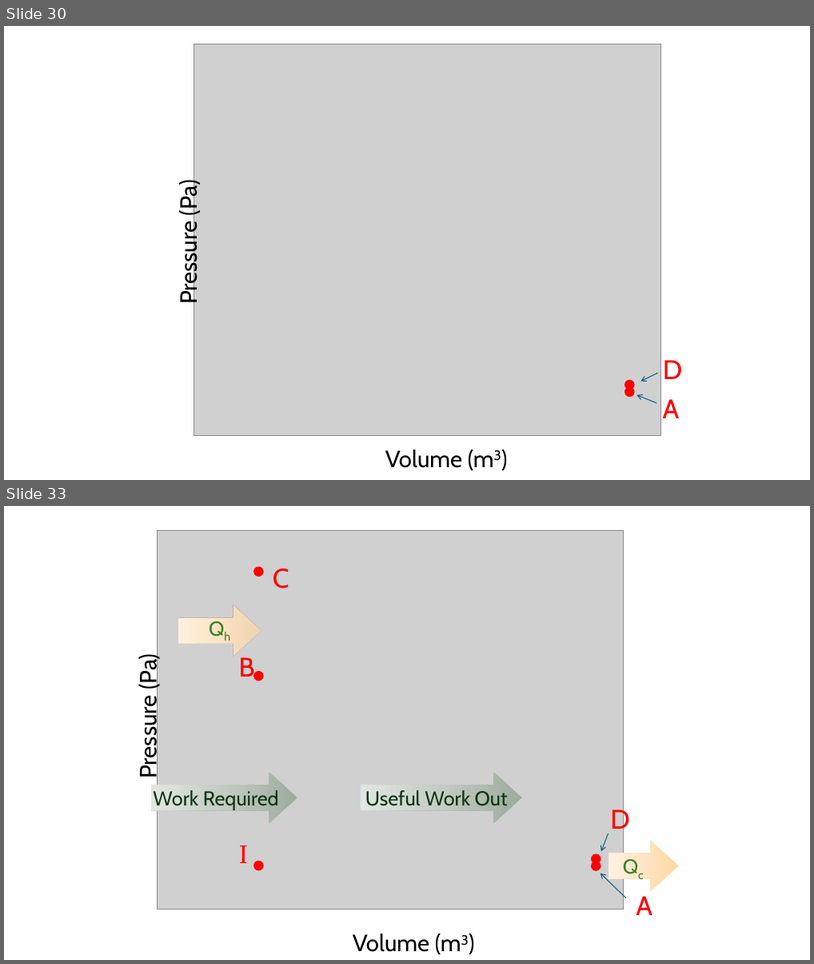
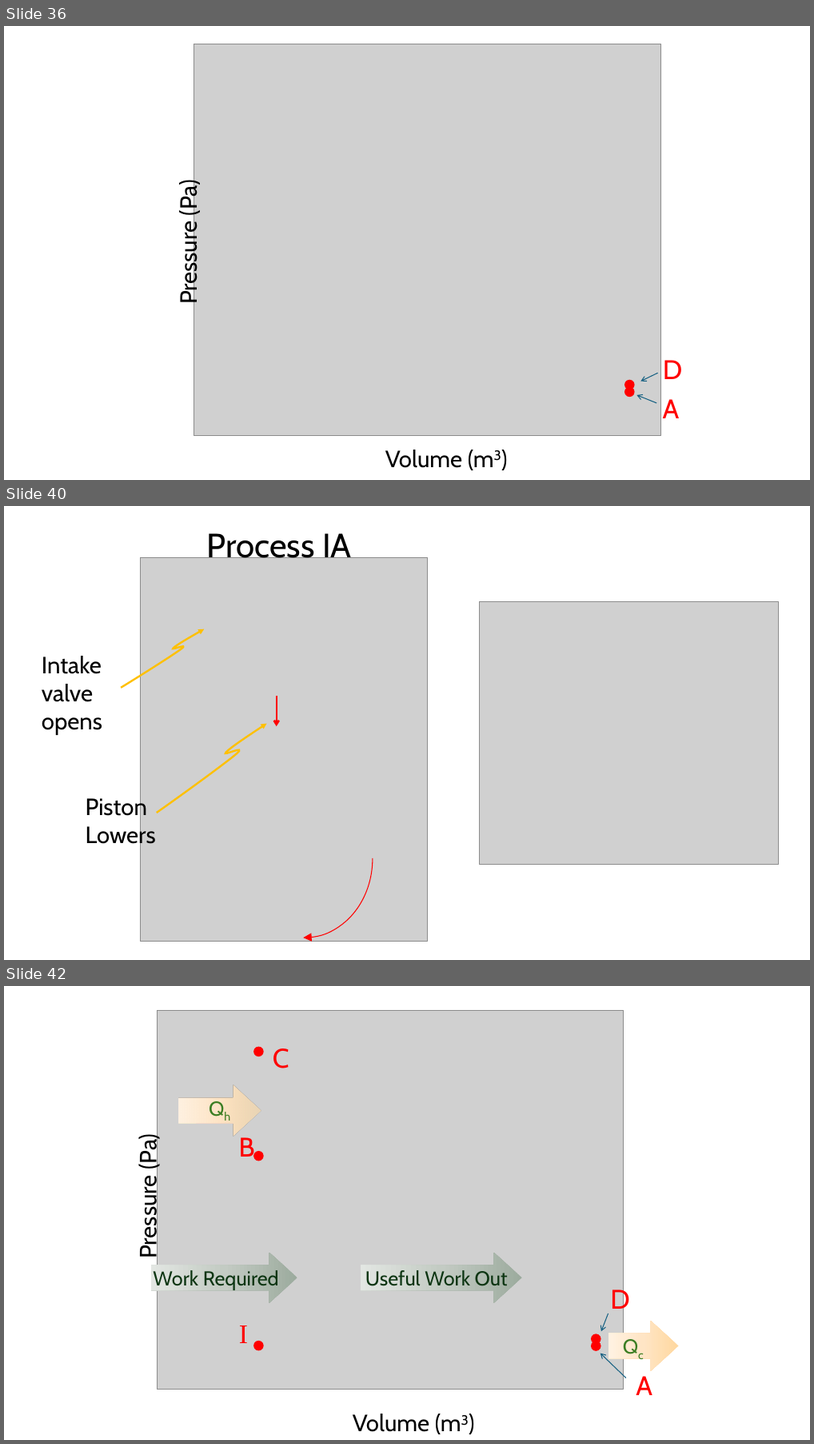
Before and after one commit to rtlines/Introductory-Physics-II, a slide deck: Lecture_Slides/PH 123 Lecture 37.pptx. Shown one above the other, each under a label of ours: slides 30 and 33 before the commit, slides 36, 40 and 42 after it; the slides between them are not shown. The pictures are 814x964 and 814x1444 pixels, drawn with LibreOffice and Linux fonts; fonts in the diff are those of the drawing; grey boxes stand for pictures. Boxes give left, top, right and bottom in pixels: in the first picture for what was removed or moved away, otherwise in the second. Text is boxed around its words. In the diff, an @@ line names an element or a change of style, - is before the commit and + after.

```diff
--- a/Lecture_Slides/PH 123 Lecture 37.pptx
+++ b/Lecture_Slides/PH 123 Lecture 37.pptx
@@ slide 40 added at (4, 506, 810, 960), background #FFFFFF @@
@@ text added at (207, 533, 352, 565), 40 pt, text #000000 @@
+Process IA
@@ picture added at (140, 558, 427, 941) @@
@@ picture added at (479, 601, 779, 864) @@
@@ freeform shape added at (121, 629, 204, 688), outline #FFC000 2.25 pt @@
@@ text added at (42, 656, 102, 735), 28 pt, text #000000 @@
+Intake valve opens
@@ arrow added from (277, 696) to (277, 726), #FF0000 2.25 pt @@
@@ freeform shape added at (157, 723, 266, 812), outline #FFC000 2.25 pt @@
@@ arc (boxed as its full ellipse) added at (236, 780, 373, 937), outline #FF0000 1 pt @@
@@ text added at (86, 795, 156, 848), 28 pt, text #000000 @@
+Piston Lowers
@@ what was slide 30 is now slide 36 @@
@@ what was slide 33 is now slide 42 @@
```
Also in this commit, not shown: 15 slides changed, 11 other slides added, 5 other files.
